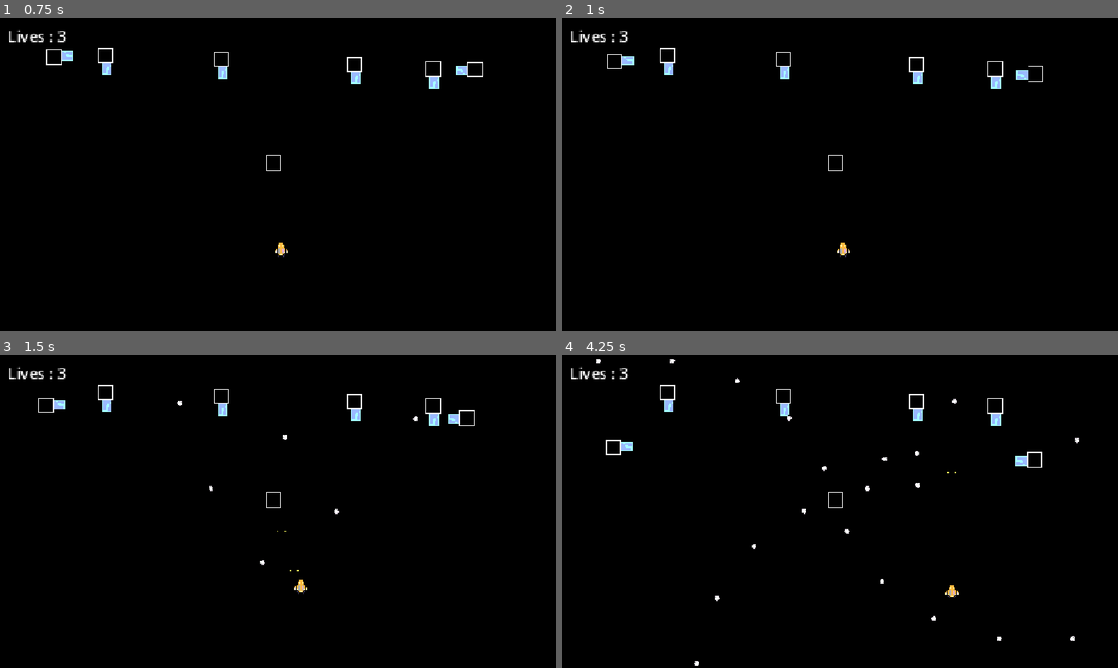
Above: before the commit, frames 1-4 (two rows, left to right).
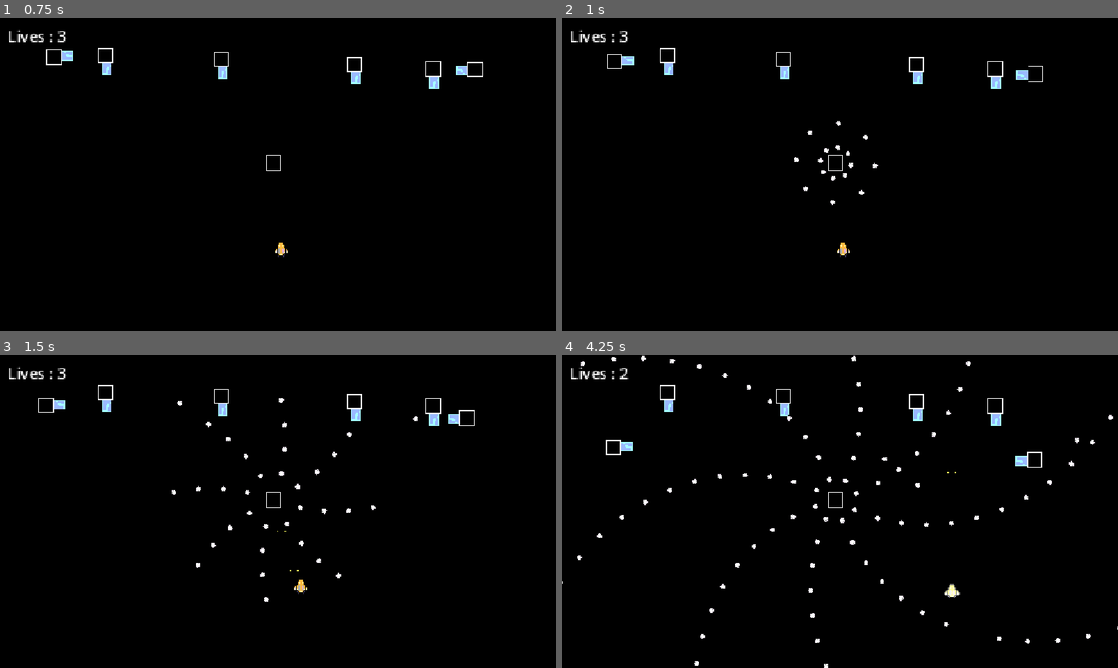
Above: after the commit, the same moments.

Repository: Draftier/Geometric-Invasion-CSS-497
Game: Godot game, scene res://scenes/main_menu.tscn
Same seed, same stepped clock (60 frames per second), same inputs: the game is played once before the commit and once after it.
Inputs:
- Up to frame 1 (0.75 s): click "Singleplayer" at 0.5 s
- Up to frame 2 (1 s): no input
- Up to frame 3 (1.5 s): hold Right (right) from 1.28 s (still down); hold Z (shoot) from 1.28 s (still down)
- Up to frame 4 (4.25 s): release Right (right) at 2.03 s; release Z (shoot) at 2.03 s; hold Down (down) 2.03-2.78 s; tap Z (shoot) at 2.1, 3.05, 3.6 s; hold Right (right) 2.78-3.53 s; hold Shift (slow) 2.78-3.53 s; hold Up (up) from 3.53 s (still down)

Frame 1 is identical in both runs. In frame 2, 0.2% of the frame differs, in the area x 41-57%, y 32-60%; in frame 3, 0.4%; in frame 4, 1.0%, in the area x 0-100%, y 0-100%.

Commit message:
Attempted fix on pause menu bug and lives bug
- Attempted to fix invulnerability not working immediately by moving life check to process and immediately setting invulnerable to true before playing anim
- Atempted to fix pause menu bug by setting pause directly in on_button functions

Diff:
--- a/geometric-invasion/scenes/game.tscn
+++ b/geometric-invasion/scenes/game.tscn
@@ -75,7 +75,8 @@
 [node name="Rotater_Shoot_Enemy" parent="." unique_id=1705948068 instance=ExtResource("8_gee14")]
 position = Vector2(-6, -11)
 rotate_speed = 20
-shooter_timer_wait_time = 0.5
+shooter_timer_wait_time = 0.2
+spawn_point_count = 8
 
 [node name="Enemy" parent="." unique_id=1367146779 instance=ExtResource("6_gee14")]
 position = Vector2(159, -108)
--- a/geometric-invasion/scenes/player.tscn
+++ b/geometric-invasion/scenes/player.tscn
@@ -161,6 +161,5 @@
 offset_top = -154.0
 offset_right = -234.0
 offset_bottom = -131.0
-text = "Lives: 3"
 
 [connection signal="timeout" from="InvulnerabilityTimer" to="." method="_on_invulnerability_timer_timeout"]
--- a/geometric-invasion/scripts/menus/pause_menu.gd
+++ b/geometric-invasion/scripts/menus/pause_menu.gd
@@ -30,7 +30,8 @@
 
 
 func _on_player_default_shooting_style_death() -> void:
-	pause_game()
+	get_tree().paused = true
+	show()
 	get_node("ResumeButton").hide()
 	get_node("RestartButton").show()
 	get_node("FinishLabel").text = "You lost!"
@@ -38,7 +39,9 @@
 
 
 func _on_level_manager_victory() -> void:
-	pause_game()
+	# pause_game()
+	get_tree().paused = true
+	show()
 	get_node("ResumeButton").hide()
 	get_node("RestartButton").show()
 	get_node("FinishLabel").text = "You won"
--- a/geometric-invasion/scripts/player/player.gd
+++ b/geometric-invasion/scripts/player/player.gd
@@ -44,6 +44,10 @@
 	else:
 		$AnimationPlayer.stop()
 
+	if lives <= 0:
+			death.emit()
+			hide()
+			self.set_process(false)
 
 
 
@@ -55,17 +59,13 @@
 # Function that allows the player to take damage
 func take_damage() -> void:
 	#print("hit")
-	if invulnerable == false:
+	if invulnerable == false and lives > 0:
 		lives -= 1
+		invulnerable = true
 		$CanvasLayer/Label.text = "Lives : " + str(lives)
 		var timer = get_tree().create_timer(0.7)
 		$AnimatedSprite2D.play("explosion")
 		await timer.timeout
-		if lives <= 0:
-			death.emit()
-			hide()
-			self.set_process(false)
-		invulnerable = true
 		$AnimatedSprite2D.play("default")
 		$InvulnerabilityTimer.start()
 	else:
Not shown, changed: geometric-invasion/export_presets.cfg
